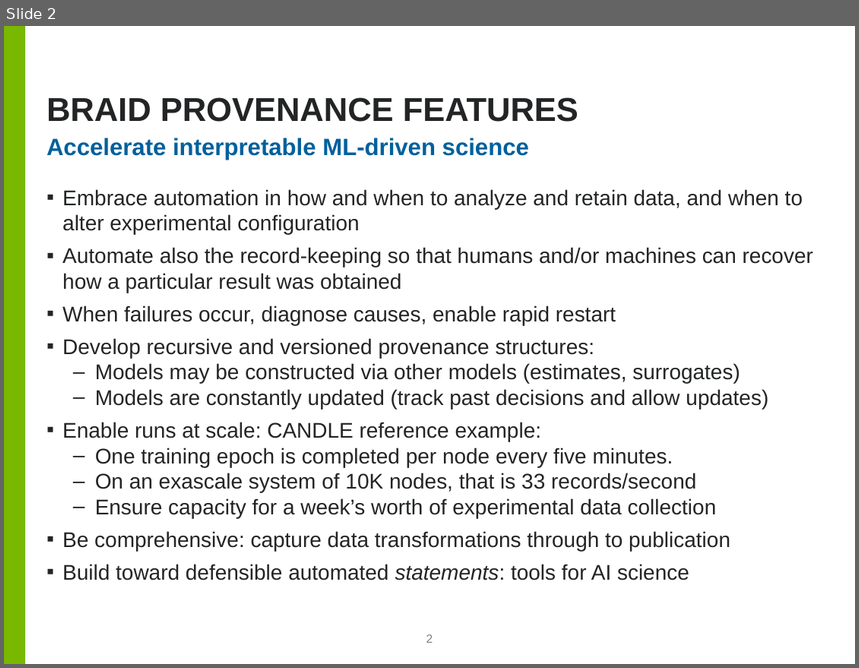
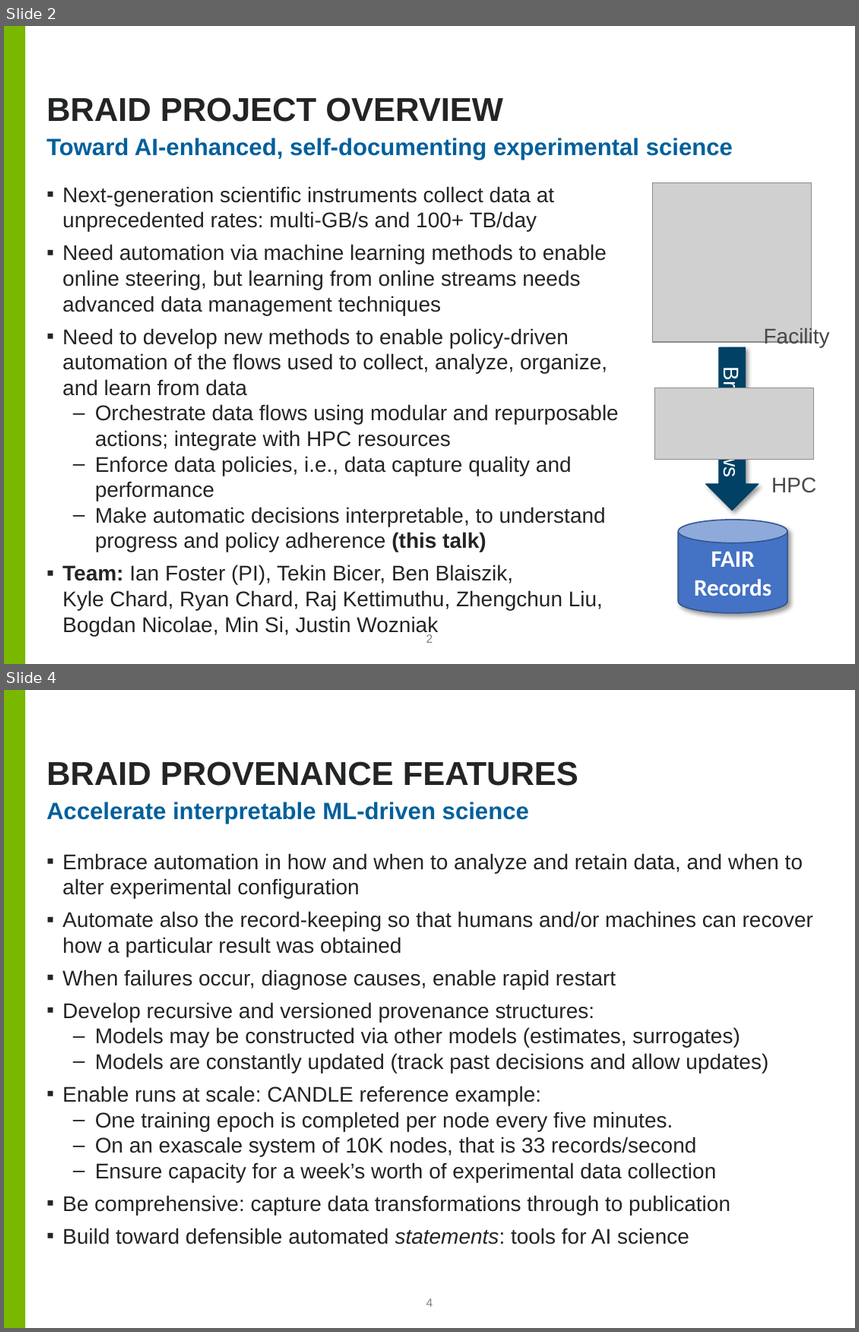
Before and after one commit to ANL-Braid/Pubs, a slide deck: 2021/JLESC/Braid-DB.pptx. Shown one above the other, each under a label of ours: slide 2 before the commit, slides 2 and 4 after it; the slides between them are not shown. The pictures are 859x668 and 859x1332 pixels, drawn with LibreOffice and Linux fonts; fonts in the diff are those of the drawing; grey boxes stand for pictures; background and template pictures are left out. Boxes give left, top, right and bottom in pixels: in the first picture for what was removed or moved away, otherwise in the second. Text is boxed around its words. In the diff, an @@ line names an element or a change of style, - is before the commit and + after.

```diff
--- a/2021/JLESC/Braid-DB.pptx
+++ b/2021/JLESC/Braid-DB.pptx
@@ slide 2 added at <box>4,26,855,664</box>, background #FFFFFF; not listed: 1 template element that a slide beside it also shows @@
@@ title added at <box>47,97,503,122</box>, 28 pt, text #232425, bold @@
+BRAID PROJECT OVERVIEW
@@ text added at <box>47,138,733,160</box>, 20 pt, text #00609C, bold @@
+Toward AI-enhanced, self-documenting experimental science
@@ picture added at <box>652,183,812,342</box> @@
@@ text added at <box>63,186,618,636</box>, 18 pt, text #232425 @@
+▪ Next-generation scientific instruments collect data at unprecedented rates: multi-GB/s and 100+ TB/day
+▪ Need automation via machine learning methods to enable online steering, but learning from online streams needs advanced data management techniques
+▪ Need to develop new methods to enable policy-driven automation of the flows used to collect, analyze, organize, and learn from data
+  – Orchestrate data flows using modular and repurposable actions; integrate with HPC resources
+  – Enforce data policies, i.e., data capture quality and performance
+  – Make automatic decisions interpretable, to understand progress and policy adherence (this talk)
+▪ Team: Ian Foster (PI), Tekin Bicer, Ben Blaiszik,
+  Kyle Chard, Ryan Chard, Raj Kettimuthu, Zhengchun Liu, Bogdan Nicolae, Min Si, Justin Wozniak
@@ text added at <box>764,327,830,347</box>, 18 pt, text #47484A @@
+Facility
@@ right arrow added at <box>705,348,759,511</box>, fill #004165, outline #004165 0.75 pt, 18 pt, text #FFFFFF @@
+Braid Flows
@@ picture added at <box>655,389,814,460</box> @@
@@ text added at <box>772,477,816,493</box>, 18 pt, text #47484A @@
+HPC
@@ cylinder added at <box>678,520,787,613</box>, fill #4472C4, outline #325491 1 pt, 20 pt, text #FFFFFF, bold @@
+FAIR
+Records
@@ page number added at <box>427,635,433,643</box>, 10 pt, text #808080 @@
+2
@@ what was slide 2 is now slide 4 @@
@@ page number at <box>427,1299,433,1307</box>: text changed @@
-2
+4
```
Also in this commit, not shown: 1 slide changed, 5 other slides added.
